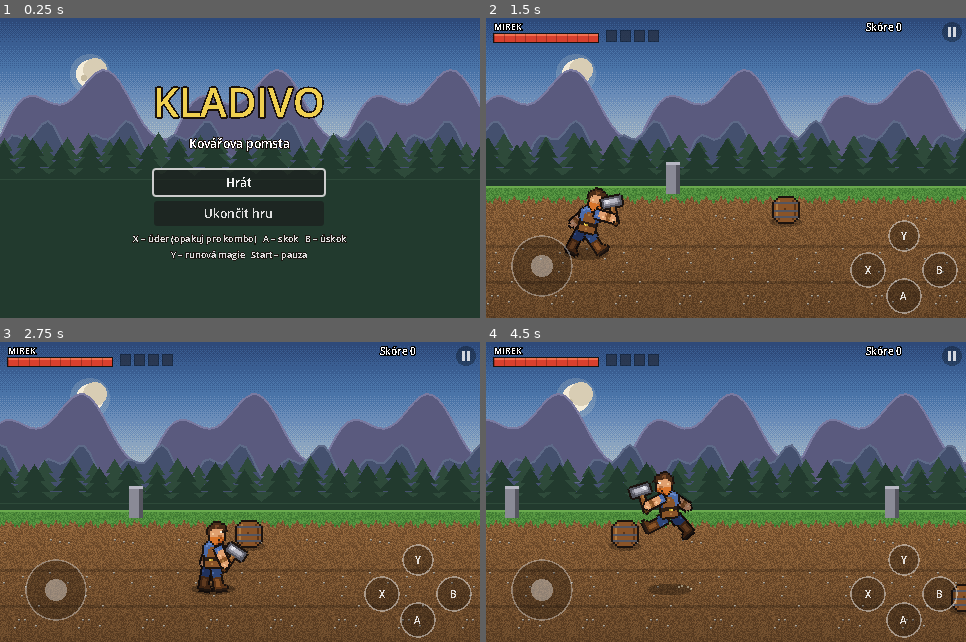
Above: before the commit, frames 1-4 (two rows, left to right).
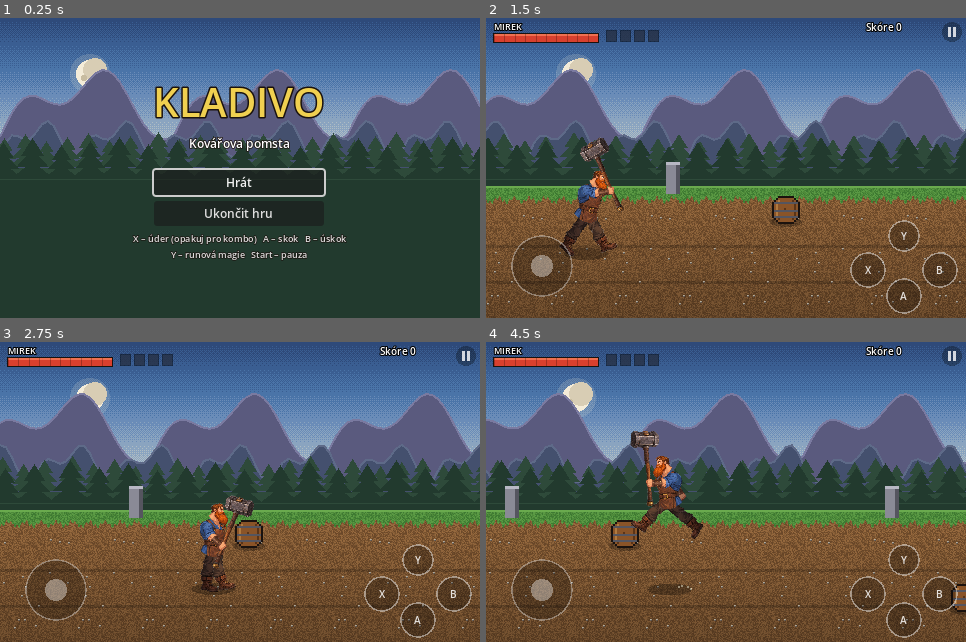
Above: after the commit, the same moments.

Repository: zarybjir/Golden_axe
Game: Godot game, scene res://scenes/main.tscn
Two runs of this game, one before a commit and one after it. Both use one fixed random seed, a clock stepped at 60 frames per second and the inputs below.
Inputs (mouse positions are in pixels of both pictures, inside the frame that each line leads up to):
- Up to frame 1 (0.25 s): no input
- Up to frame 2 (1.5 s): click "Hrát" at 0.5 s; tap Enter (ui_accept) at 1.25 s; move the mouse to (831, 153) at 1.27 s; hold Right (right) from 1.28 s (still down); tap J (attack) at 1.35 s; click (831, 153) at 1.42 s
- Up to frame 3 (2.75 s): tap K (jump) at 1.52, 1.82 s; release Right (right) at 2 s; drag from (144, 507) to (216, 552) at 2.02 s
- Up to frame 4 (4.5 s): move the mouse to (774, 426) at 2.77 s; hold Right (right) 2.78-3.5 s; tap I (magic) at 2.85 s; drag from (702, 552) to (582, 447) at 3.52 s; tap Enter (ui_accept) at 4.25 s; move the mouse to (870, 537) at 4.27 s; hold Left (left) from 4.28 s (still down); tap Space at 4.35 s

The runs differ from the first frame. In frame 1, 2.0% of the frame differs, in the area x 27-73%, y 22-81%; in frame 2, 2.5%; in frame 3, 2.2%; in frame 4, 2.7%, in the area x 1-95%, y 1-94%.

Commit message:
Hrdina z malované grafiky (Scenario): loutka z dílů ve vysokém rozlišení
Díly se z listu automaticky vyřežou (tools/cut_parts.py, tools/build_hero.py),
hra se vykresluje v plném rozlišení obrazovky.

Co-Authored-By: Claude Opus 5.5 <noreply@anthropic.com>
Claude-Session: https://claude.ai/code/session_015jCRZS7ASg3pqxo763VEwg

Diff:
--- a/project.godot
+++ b/project.godot
@@ -22,13 +22,13 @@
 window/size/viewport_width=480
 window/size/viewport_height=300
 window/size/mode=3
-window/stretch/mode="viewport"
+window/stretch/mode="canvas_items"
 window/stretch/aspect="keep"
-window/stretch/scale_mode="integer"
+window/stretch/scale_mode="fractional"
 
 [gui]
 
-theme/default_font_antialiasing=0
+theme/default_font_antialiasing=1
 theme/default_font_subpixel_positioning=0
 
 [physics]
--- a/scripts/fighter.gd
+++ b/scripts/fighter.gd
@@ -3,6 +3,7 @@
 ## a kreslení "panáčka" z dílů. Vše běží po pevných snímcích (60 za sekundu).
 
 const Poses := preload("res://scripts/poses.gd")
+const HeroRig := preload("res://scripts/hero_rig.gd")
 
 const GRAVITY := 1200.0
 const DT := 1.0 / 60.0
@@ -46,6 +47,8 @@
 var p_weapon: Texture2D
 var weapon_grip := Vector2.ZERO
 var idle_pose := "idle"
+# Malovaná loutka (vysoké rozlišení) – když je vyplněná, kreslí se místo pixelových dílů.
+var rig_tex := {}
 
 
 func setup_parts(prefix: String, weapon: String, grip: Vector2) -> void:
@@ -59,6 +62,12 @@
 
 func is_foe() -> bool:
 	return team == 1
+
+
+func setup_rig() -> void:
+	for n in ["head", "torso", "uarm", "farm", "thigh", "shin", "hammer"]:
+		rig_tex[n] = load("res://art/hero/%s.png" % n)
+	texture_filter = CanvasItem.TEXTURE_FILTER_LINEAR
 
 
 func alive() -> bool:
@@ -220,6 +229,10 @@
 	var back := BACK * mod
 	back.a = 1.0
 
+	if not rig_tex.is_empty():
+		_draw_rig(p, mod, back)
+		_draw_extra()
+		return
 	var leg_len := float(p_leg.get_height() - 2)
 	var torso_h := float(p_torso.get_height() - 2)
 	var root := Transform2D(0.0, Vector2(facing * body_scale, body_scale), 0.0, Vector2.ZERO)
@@ -251,6 +264,44 @@
 	pass
 
 
+func _draw_rig(p: Dictionary, mod: Color, back: Color) -> void:
+	var k := HeroRig.K
+	var root := Transform2D(0.0, Vector2(facing * k, k), 0.0, Vector2.ZERO)
+	var rot := float(p["rot"])
+	if rot != 0.0:
+		root = root * Transform2D(rot, Vector2(0, -2.0 / k))
+	var hip := Vector2(0, -HeroRig.LEG_LEN + float(p["dy"]) * 1.5 / k)
+	var torso := root * Transform2D(float(p["lean"]), hip)
+	_rig_leg(root, hip + HeroRig.HIP_B, float(p["lb"]), back)
+	var ua_b := _rig_seg(torso, HeroRig.SHOULDER_B, float(p["ab"]), HeroRig.UARM_A0, HeroRig.UARM_PIVOT, "uarm", back)
+	_rig_seg(ua_b, HeroRig.UARM_END, -0.3, HeroRig.FARM_A0, HeroRig.FARM_PIVOT, "farm", back)
+	_rig_leg(root, hip + HeroRig.HIP_F, float(p["lf"]), mod)
+	_rig_draw(torso, "torso", -HeroRig.TORSO_PIVOT, mod)
+	_rig_draw(torso * Transform2D(float(p["head"]), HeroRig.NECK), "head", -HeroRig.HEAD_PIVOT, mod)
+	var ua := torso * Transform2D(float(p["af"]), HeroRig.SHOULDER_F) * Transform2D(-HeroRig.UARM_A0, Vector2.ZERO)
+	_rig_draw(ua, "uarm", -HeroRig.UARM_PIVOT, mod)
+	var el := ua * Transform2D(-0.3, HeroRig.UARM_END) * Transform2D(-HeroRig.FARM_A0, Vector2.ZERO)
+	_rig_draw(el * Transform2D(float(p["w"]) + 0.3, HeroRig.FARM_END), "hammer", -HeroRig.HAMMER_GRIP, mod)
+	_rig_draw(el, "farm", -HeroRig.FARM_PIVOT, mod)
+	draw_set_transform_matrix(Transform2D.IDENTITY)
+
+
+func _rig_seg(parent: Transform2D, at: Vector2, ang: float, a0: float, pivot: Vector2, part: String, mod: Color) -> Transform2D:
+	var m := parent * Transform2D(ang, at) * Transform2D(-a0, Vector2.ZERO)
+	_rig_draw(m, part, -pivot, mod)
+	return m
+
+
+func _rig_leg(root: Transform2D, at: Vector2, l: float, mod: Color) -> void:
+	var th := _rig_seg(root, at, l, HeroRig.THIGH_A0, HeroRig.THIGH_PIVOT, "thigh", mod)
+	_rig_seg(th, HeroRig.THIGH_END, 0.12 + absf(l) * 0.6, HeroRig.SHIN_A0, HeroRig.SHIN_PIVOT, "shin", mod)
+
+
+func _rig_draw(m: Transform2D, part: String, offset: Vector2, mod: Color) -> void:
+	draw_set_transform_matrix(m)
+	draw_texture(rig_tex[part], offset, mod)
+
+
 func _limb(xf: Transform2D, at: Vector2, ang: float, tex: Texture2D, mod: Color) -> void:
 	draw_set_transform_matrix(xf * Transform2D(ang, at))
 	draw_texture(tex, Vector2(-floorf(tex.get_width() * 0.5), -1), mod)
--- /dev/null
+++ b/scripts/hero_rig.gd
@@ -0,0 +1,26 @@
+extends RefCounted
+## VYGENEROVÁNO skriptem tools/build_hero.py – neupravovat ručně.
+## Loutka hrdiny: díly, body otáčení a délky končetin (v pixelech textur).
+
+const K := 0.2200  # logické pixely hry na 1 pixel textury
+const LEG_LEN := 176.0
+const TORSO_PIVOT := Vector2(64.8, 150.5)
+const NECK := Vector2(8.8, -142.8)
+const SHOULDER_F := Vector2(-34.0, -117.2)
+const SHOULDER_B := Vector2(14.0, -120.8)
+const HIP_F := Vector2(10.5, 0.0)
+const HIP_B := Vector2(-8.8, 0.0)
+const HEAD_PIVOT := Vector2(35.0, 81.2)
+const UARM_PIVOT := Vector2(34.3, 12.2)
+const UARM_END := Vector2(-8.0, 53.5)
+const UARM_A0 := 0.1492
+const FARM_PIVOT := Vector2(21.3, 8.8)
+const FARM_END := Vector2(0.4, 68.9)
+const FARM_A0 := -0.0051
+const THIGH_PIVOT := Vector2(44.1, 14.0)
+const THIGH_END := Vector2(-18.5, 64.8)
+const THIGH_A0 := 0.2790
+const SHIN_PIVOT := Vector2(30.4, 12.2)
+const SHIN_END := Vector2(4.6, 108.5)
+const SHIN_A0 := -0.0419
+const HAMMER_GRIP := Vector2(79.1, 245.0)
--- a/scripts/main.gd
+++ b/scripts/main.gd
@@ -401,7 +401,7 @@
 
 func _save_shot(shot_name: String) -> void:
 	var img := get_viewport().get_texture().get_image()
-	img.resize(img.get_width() * 3, img.get_height() * 3, Image.INTERPOLATE_NEAREST)
+	img.resize(1440, 900, Image.INTERPOLATE_BILINEAR)
 	img.save_png(shots_dir.path_join(shot_name + ".png"))
 
 
--- a/scripts/player.gd
+++ b/scripts/player.gd
@@ -20,6 +20,7 @@
 	max_hp = 100
 	hp = max_hp
 	setup_parts("hero", "hammer", Vector2(5.5, 12.0))
+	setup_rig()
 
 
 func read_input() -> void:
Binary file added: art/hero/farm.png
Binary file added: art/hero/hammer.png
Binary file added: art/hero/head.png
Binary file added: art/hero/shin.png
Binary file added: art/hero/thigh.png
Binary file added: art/hero/torso.png
Binary file added: art/hero/uarm.png
Not shown, added: art/source/.gdignore
Renamed: asset_7K2sXt1Qm7KktDwbDR2PwmsT.png -> art/source/hero_parts_sheet.png
Renamed: asset_hAqWJYKekdkwrenQ7K72A4XM.png -> art/source/hero_reference.png
Renamed: asset_Kvw6LYsJgU4ETszcRskZZUL3.png -> art/source/hero_swing_reference.png
Not shown, removed: art
